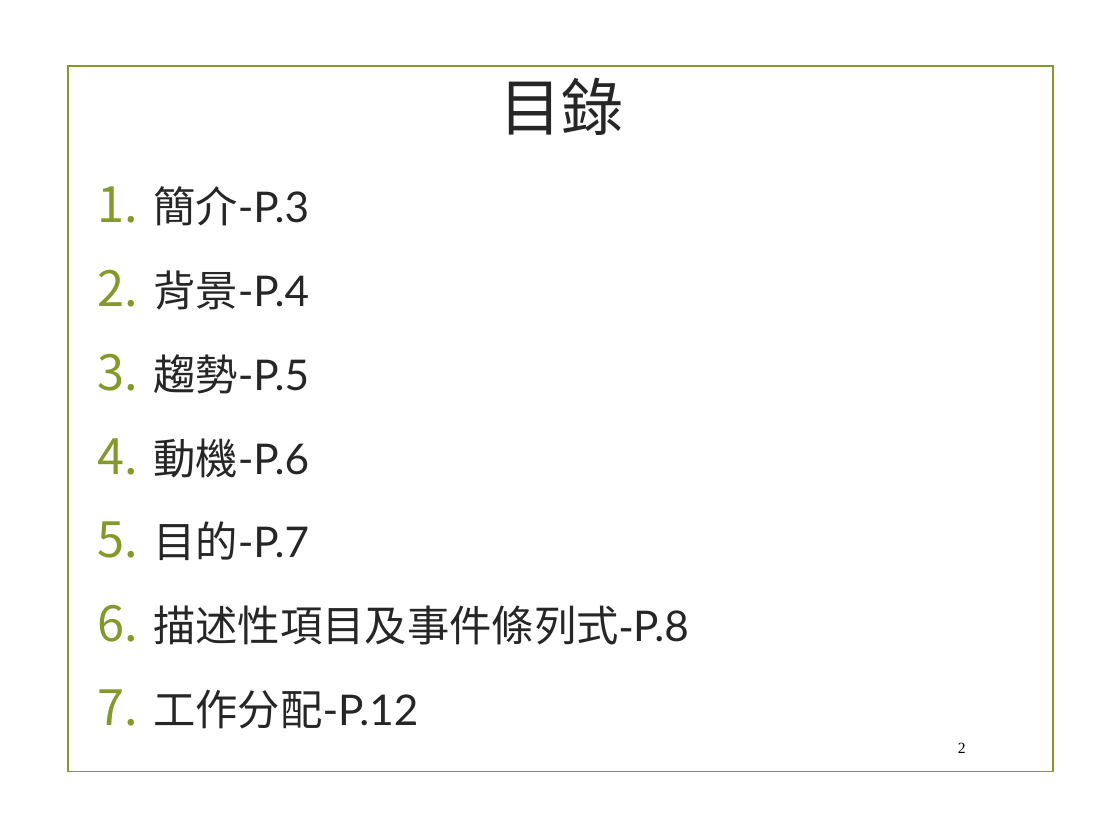
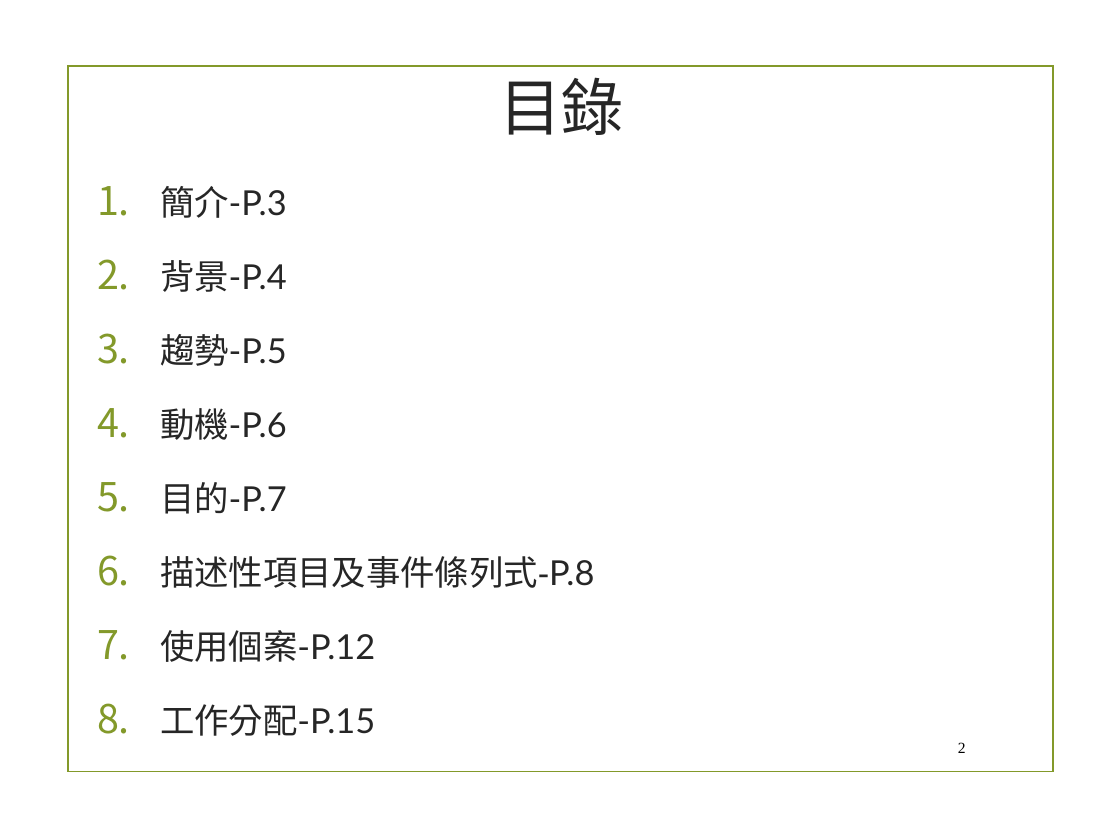
Before and after one commit to chandlerkuo/sharepee, a slide deck: slide 2 of 陀螺儀機車警示裝置.pptx. Drawn at 1120x840 pixels with LibreOffice and Linux fonts; fonts in the diff are those of the drawing; background and template pictures are left out. Boxes give left, top, right and bottom in pixels: in the first picture for what was removed or moved away, otherwise in the second. Text is boxed around its words. In the diff, an @@ line names an element or a change of style, - is before the commit and + after.

Commit message:
Add files via upload
修改目錄

```diff
--- a/陀螺儀機車警示裝置.pptx
+++ b/陀螺儀機車警示裝置.pptx
@@ text at bbox=[160, 186, 594, 588]: size 27.2 to 22.1 pt in "簡介-P.3", "背景-P.4", "趨勢-P.5", "動機-P.6" and 2 more places; indent changed; line spacing 1.3 to 1.4; less space between paragraphs @@
@@ text at bbox=[160, 630, 375, 736]: text changed; size 27.2 to 22.1 pt @@
-7. 工作分配-P.12
+7. 使用個案-P.12
+8. 工作分配-P.15
```
